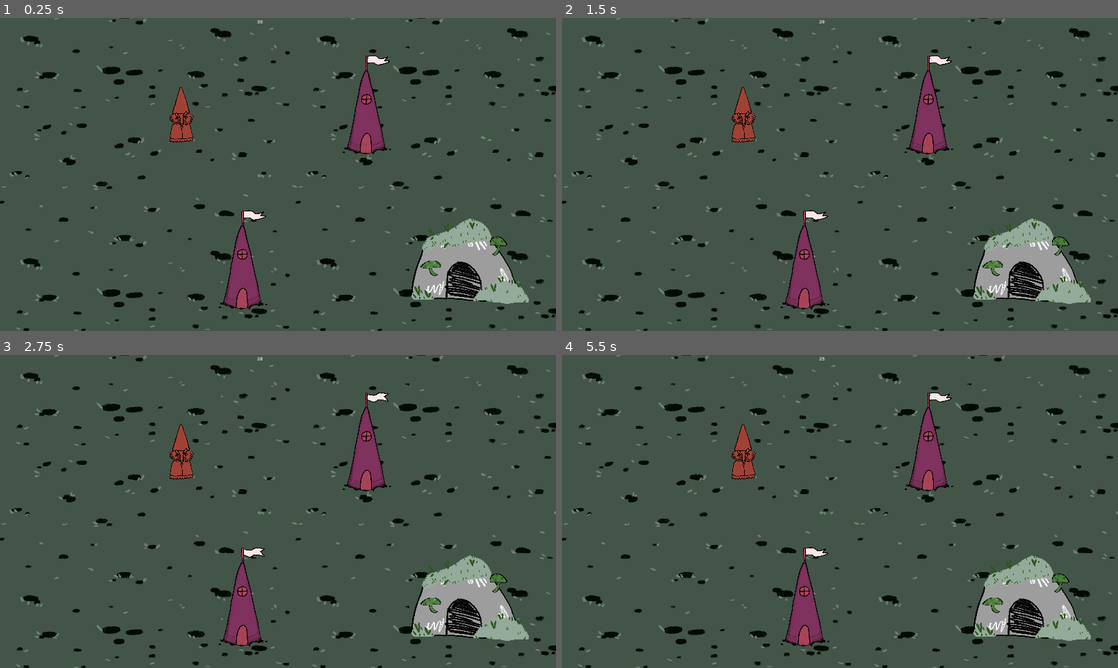
Above: before the commit, frames 1-4 (two rows, left to right).
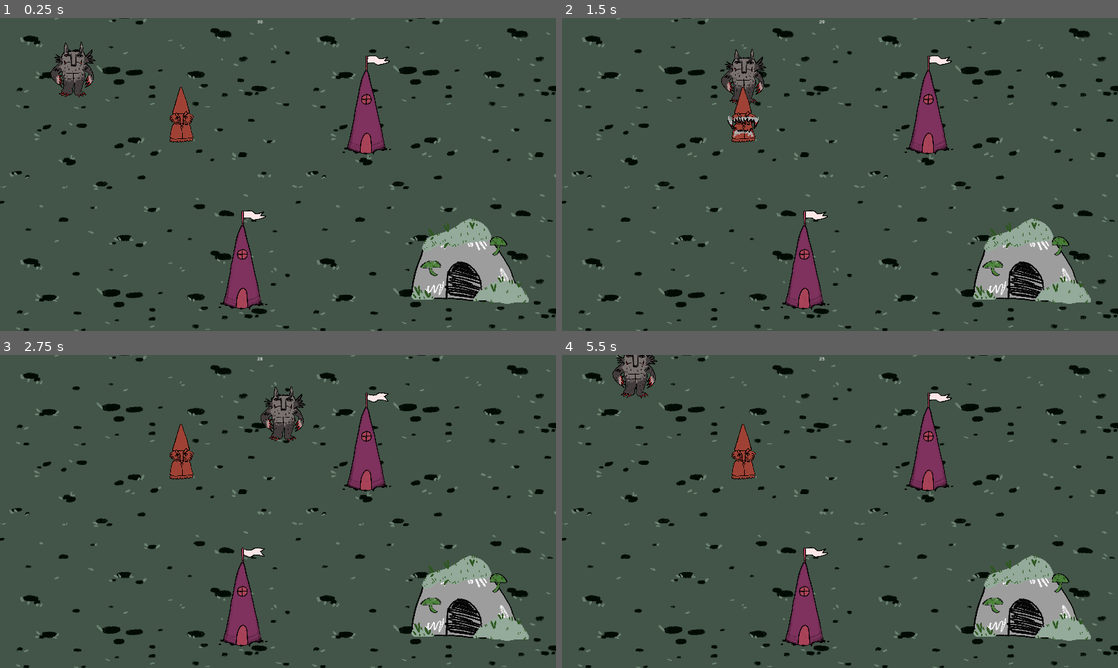
Above: after the commit, the same moments.

Repository: TheJP/GMTKGameJam2023
Game: Godot game, scene res://main.tscn
The game is run twice, just before and just after one commit, with the same random seed, the same clock (stepped at 60 frames per second) and the same inputs.
Inputs (mouse positions are in pixels of both pictures, inside the frame that each line leads up to):
- Up to frame 1 (0.25 s): no input
- Up to frame 2 (1.5 s): move the mouse to (823, 24) at 0.52 s; press the mouse at (823, 24) at 0.53 s; hold D (move_right) 0.53-1.28 s; move the mouse to (728, 190) at 1.27 s; release the mouse at (728, 190) at 1.28 s; hold S (move_down) from 1.28 s (still down); click (728, 190) at 1.35 s
- Up to frame 3 (2.75 s): move the mouse to (333, 442) at 2.02 s; release S (move_down) at 2.03 s; press the mouse at (333, 442) at 2.03 s; hold D (move_right) from 2.03 s (still down)
- Up to frame 4 (5.5 s): move the mouse to (812, 574) at 2.77 s; release D (move_right) at 2.78 s; release the mouse at (812, 574) at 2.78 s; hold W (move_up) 2.78-3.53 s; click (812, 574) at 2.85 s; move the mouse to (1006, 558) at 3.52 s; press the mouse at (1006, 558) at 3.53 s; hold A (move_left) 3.53-5.03 s; move the mouse to (673, 464) at 4.27 s; release the mouse at (673, 464) at 4.28 s; click (673, 464) at 4.35 s; move the mouse to (867, 511) at 5.02 s; press the mouse at (867, 511) at 5.03 s; hold S (move_down) from 5.03 s (still down)

The runs differ from the first frame. In frame 1, 0.7% of the frame differs, in the area x 9-18%, y 7-26%; in frame 2, 0.9%, in the area x 28-37%, y 9-39%; in frame 3, 0.7%; in frame 4, 0.7%.

Commit message:
fix player scene identities

Diff:
--- a/GMTKGameJam2023/Player/player.tscn
+++ b/GMTKGameJam2023/Player/player.tscn
@@ -1,10 +1,10 @@
 [gd_scene load_steps=7 format=3 uid="uid://dacjlbk3ddu34"]
 
-[ext_resource type="Script" path="res://Player/player.gd" id="1_b54xi"]
-[ext_resource type="PackedScene" uid="uid://c35lb4hpkomqd" path="res://entity/entity.tscn" id="2_cvdty"]
-[ext_resource type="Texture2D" uid="uid://csj60sh8eqk5y" path="res://Assets/Player/Character 3.png" id="3_tww7n"]
-[ext_resource type="PackedScene" uid="uid://bqqvai0ajoxyv" path="res://Player/attack_claws.tscn" id="4_ifeuw"]
-[ext_resource type="PackedScene" uid="uid://upcke8g143as" path="res://Player/attack_bite.tscn" id="5_s2j8r"]
+[ext_resource type="Script" path="res://player/player.gd" id="1_jrwj3"]
+[ext_resource type="PackedScene" uid="uid://c35lb4hpkomqd" path="res://entity/entity.tscn" id="2_x3ypg"]
+[ext_resource type="Texture2D" uid="uid://csj60sh8eqk5y" path="res://Assets/Player/Character 3.png" id="3_4c2gh"]
+[ext_resource type="PackedScene" uid="uid://bqqvai0ajoxyv" path="res://Player/attack_claws.tscn" id="4_ffuty"]
+[ext_resource type="PackedScene" uid="uid://upcke8g143as" path="res://Player/attack_bite.tscn" id="5_4yo8d"]
 
 [sub_resource type="CapsuleShape2D" id="CapsuleShape2D_bn526"]
 radius = 47.0
